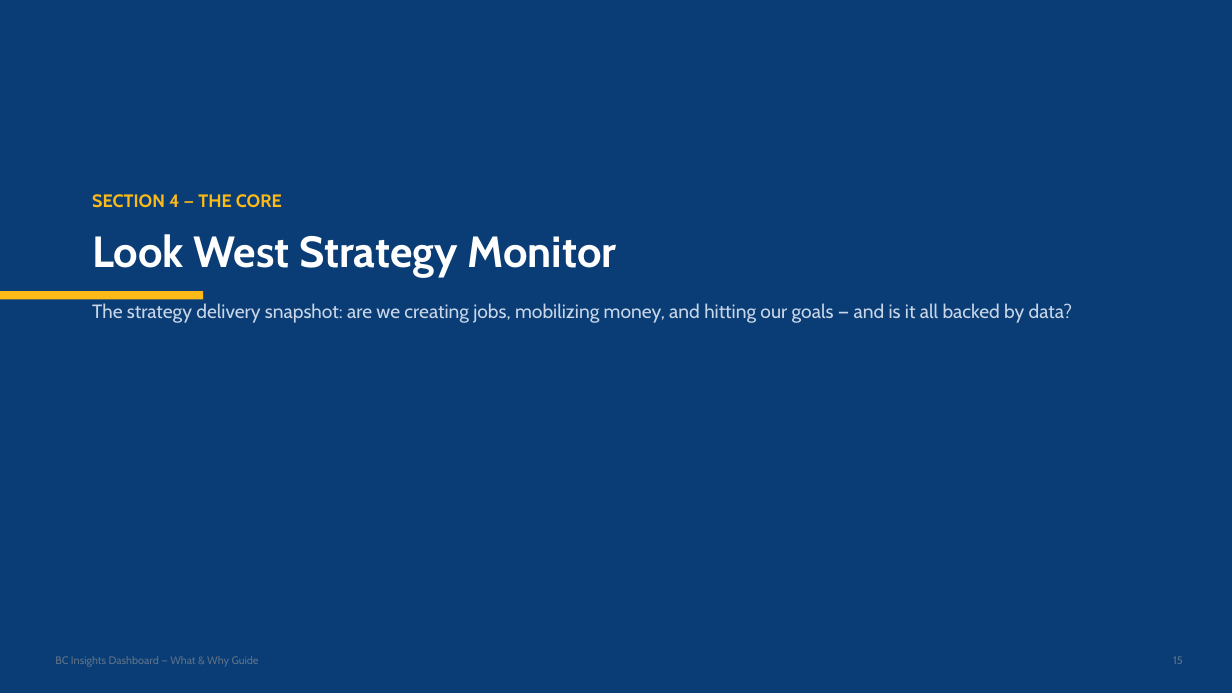
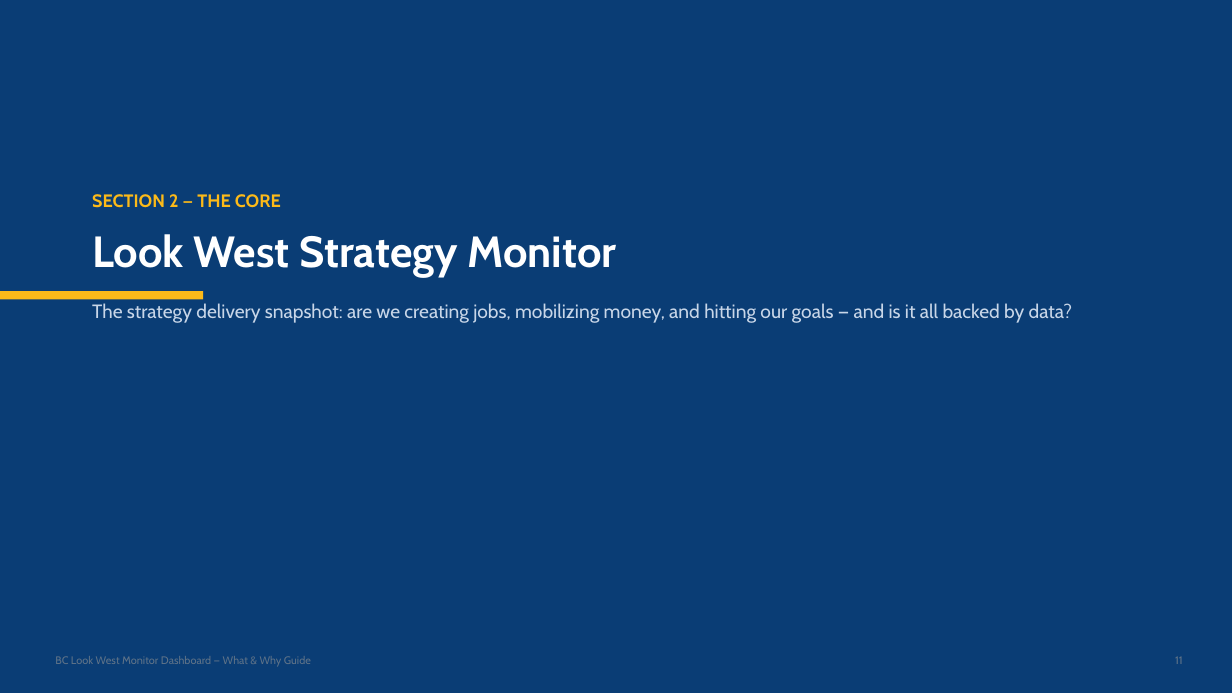
Before and after one commit to bcgov/BCLS, a slide deck: slide 12 of BCLS_Dashboard_Guide.pptx (slide 16 before the commit). Drawn at 1232x693 pixels with LibreOffice and Linux fonts; fonts in the diff are those of the drawing. Boxes give left, top, right and bottom in pixels: in the first picture for what was removed or moved away, otherwise in the second. Text is boxed around its words. In the diff, an @@ line names an element or a change of style, - is before the commit and + after.

```diff
--- a/BCLS_Dashboard_Guide.pptx
+++ b/BCLS_Dashboard_Guide.pptx
@@ text at [92,194,281,208]: text changed @@
-SECTION 4 — THE CORE
+SECTION 2 — THE CORE
@@ text at [55,656,311,667]: text changed @@
-BC Insights Dashboard — What & Why Guide
+BC Look West Monitor Dashboard — What & Why Guide
@@ text at [1175,656,1183,664]: text changed @@
-15
+11
```
Also in this commit, not shown: 39 other slides changed, 8 slides added, 4 slides removed.
